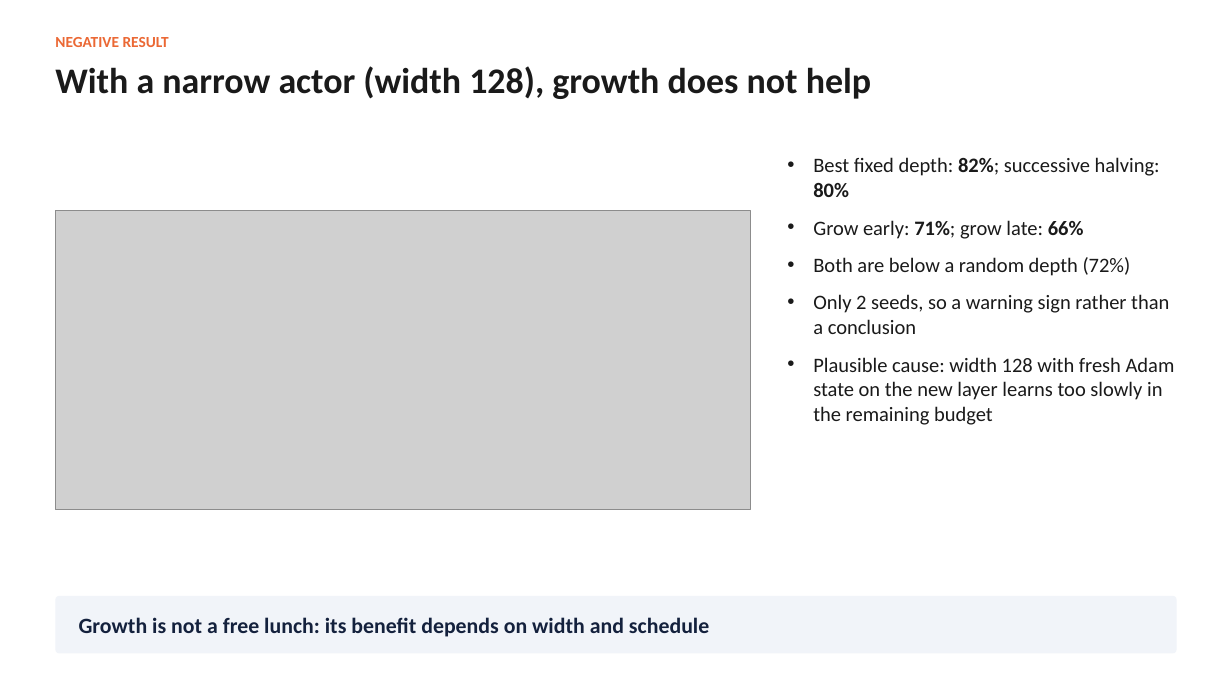
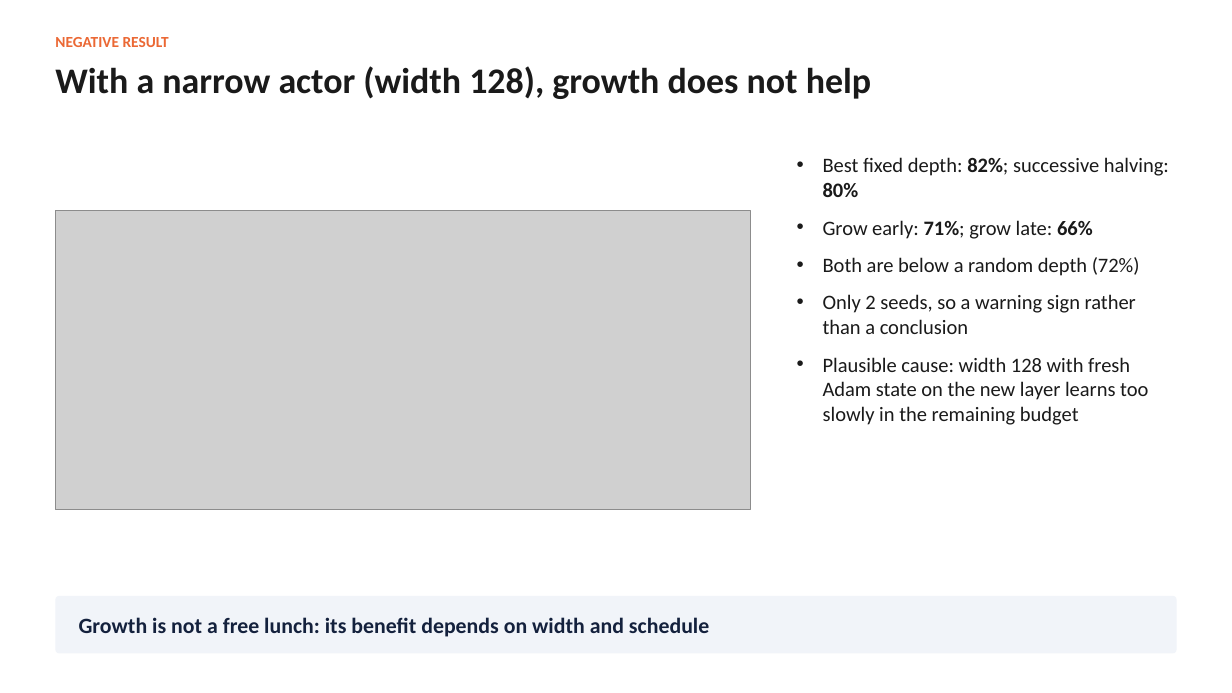
Before and after one commit to adlsdztony/comp9501-depth-growth, a slide deck: slide 13 of deck/COMP9501_Growth_Results_v2.pptx. Drawn at 1232x693 pixels with LibreOffice and Linux fonts; fonts in the diff are those of the drawing; grey boxes stand for pictures. Boxes give left, top, right and bottom in pixels: in the first picture for what was removed or moved away, otherwise in the second. Text is boxed around its words. In the diff, an @@ line names an element or a change of style, - is before the commit and + after.

```diff
--- a/deck/COMP9501_Growth_Results_v2.pptx
+++ b/deck/COMP9501_Growth_Results_v2.pptx
@@ text "Best fixed depth: 82%; successive ..." rewrapped from (x1=813, y1=157, x2=1175, y2=425) to (x1=823, y1=157, x2=1169, y2=425) @@
```
Also in this commit, not shown: 10 other slides changed, 8 other files.
